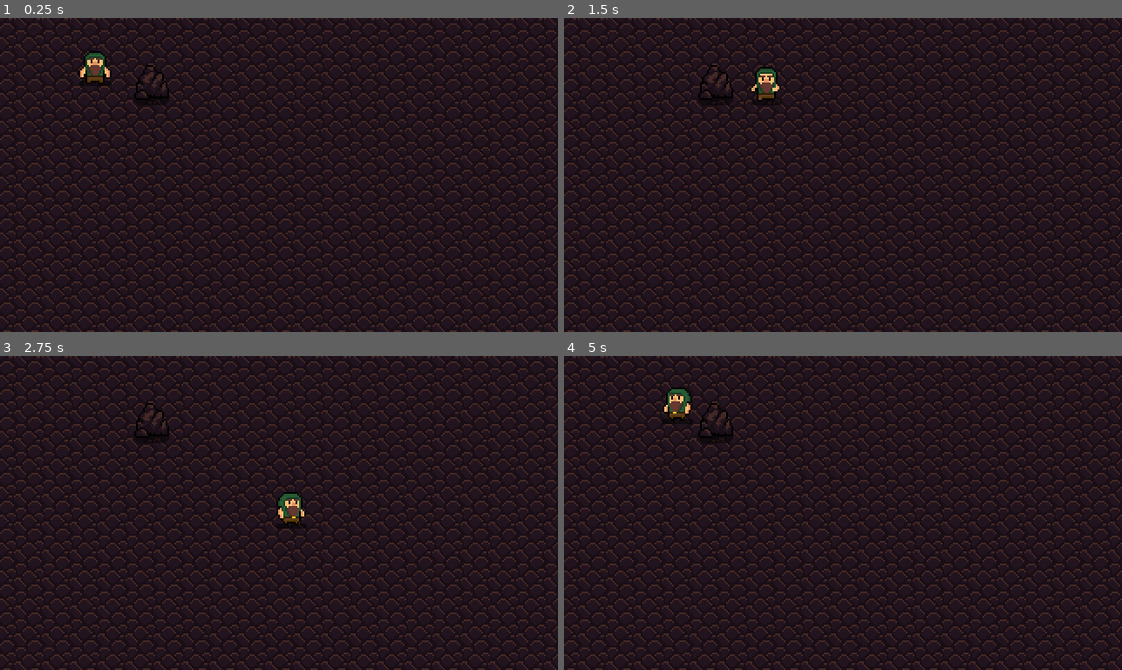
Above: before the commit, frames 1-4 (two rows, left to right).
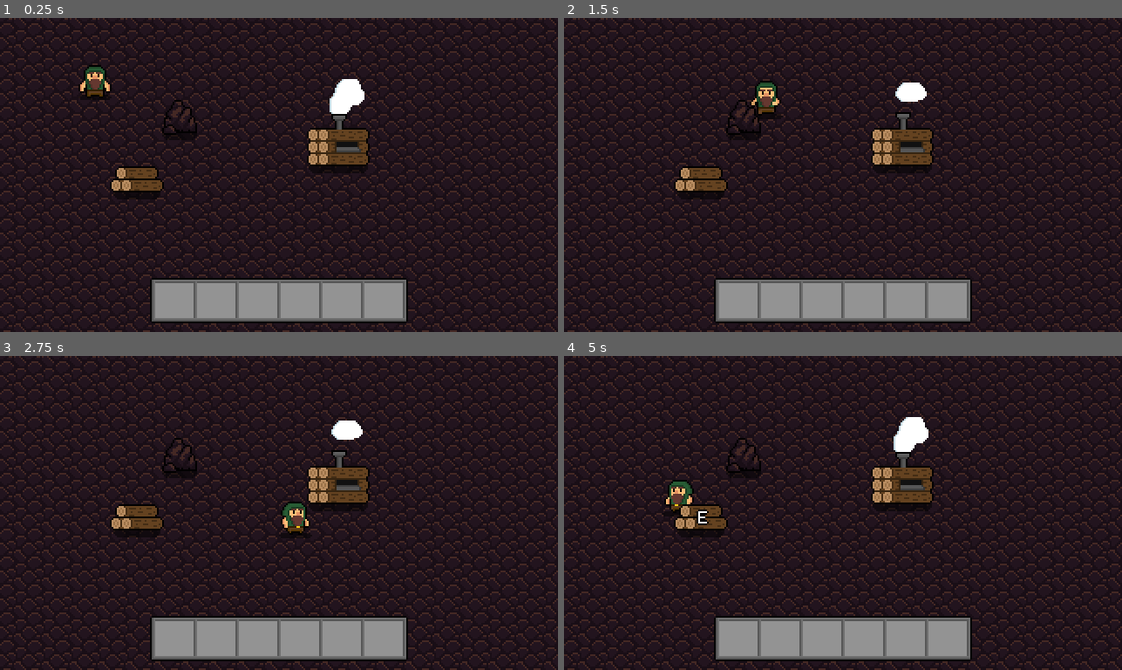
Above: after the commit, the same moments.

Repository: DwarfNinja/DwarfGame-Project
Game: Godot game, scene res://Scenes/World.tscn
Same seed, same stepped clock (60 frames per second), same inputs: the game is played once before the commit and once after it. Before the commit the project starts from res://World.tscn.
Inputs:
- Up to frame 1 (0.25 s): no input
- Up to frame 2 (1.5 s): hold D (key_right) 0.53-1.28 s; tap E (key_e, bound only after the commit) at 0.6, 1.35 s; hold S (key_down) from 1.28 s (still down)
- Up to frame 3 (2.75 s): release S (key_down) at 2.03 s; hold D (key_right) from 2.03 s (still down); tap E (key_e, bound only after the commit) at 2.1 s
- Up to frame 4 (5 s): release D (key_right) at 2.78 s; hold W (key_up) 2.78-3.53 s; tap E (key_e, bound only after the commit) at 2.85, 3.6, 4.35 s; hold A (key_left) from 3.53 s (still down)

The runs differ from the first frame. In frame 1, 10% of the frame differs, in the area x 14-74%, y 10-98%; in frame 2, 10%; in frame 3, 10%; in frame 4, 11%, in the area x 17-74%, y 10-98%.

Commit message:
Inventory system WIP
Signals connected via code

Diff:
--- /dev/null
+++ b/Scenes/HUD.tscn
@@ -0,0 +1,43 @@
+[gd_scene load_steps=4 format=2]
+
+[ext_resource path="res://HUD.png" type="Texture" id=1]
+[ext_resource path="res://Scripts/HUD.gd" type="Script" id=2]
+[ext_resource path="res://HUDWood.png" type="Texture" id=3]
+
+[node name="HUD" type="CanvasLayer"]
+script = ExtResource( 2 )
+
+[node name="VBoxContainer" type="VBoxContainer" parent="."]
+margin_right = 320.0
+margin_bottom = 180.0
+__meta__ = {
+"_edit_use_anchors_": false
+}
+
+[node name="HSeparator" type="HSeparator" parent="VBoxContainer"]
+modulate = Color( 1, 1, 1, 0 )
+margin_right = 320.0
+margin_bottom = 145.0
+custom_constants/separation = 145
+
+[node name="CenterContainer" type="CenterContainer" parent="VBoxContainer"]
+margin_top = 149.0
+margin_right = 320.0
+margin_bottom = 175.0
+
+[node name="InventoryBar" type="TextureRect" parent="VBoxContainer/CenterContainer"]
+margin_left = 86.0
+margin_right = 234.0
+margin_bottom = 26.0
+texture = ExtResource( 1 )
+
+[node name="HUDWoodenLogs" type="TextureRect" parent="VBoxContainer/CenterContainer/InventoryBar"]
+visible = false
+margin_left = 4.0
+margin_top = 6.0
+margin_right = 25.0
+margin_bottom = 21.0
+texture = ExtResource( 3 )
+__meta__ = {
+"_edit_use_anchors_": false
+}
--- /dev/null
+++ b/Scenes/MiningRig.tscn
@@ -0,0 +1,43 @@
+[gd_scene load_steps=5 format=2]
+
+[ext_resource path="res://MiningRig-Sheet.png" type="Texture" id=1]
+[ext_resource path="res://Scripts/MiningRig.gd" type="Script" id=2]
+
+
+[sub_resource type="CapsuleShape2D" id=1]
+radius = 5.0
+height = 26.0
+
+[sub_resource type="Animation" id=2]
+resource_name = "Mining"
+length = 0.6
+loop = true
+tracks/0/type = "value"
+tracks/0/path = NodePath("MiningRigSprite:frame")
+tracks/0/interp = 1
+tracks/0/loop_wrap = true
+tracks/0/imported = false
+tracks/0/enabled = true
+tracks/0/keys = {
+"times": PoolRealArray( 0, 0.1, 0.2, 0.3, 0.4, 0.5 ),
+"transitions": PoolRealArray( 1, 1, 1, 1, 1, 1 ),
+"update": 1,
+"values": [ 3, 4, 5, 0, 1, 2 ]
+}
+
+[node name="MiningRig" type="StaticBody2D"]
+script = ExtResource( 2 )
+
+[node name="MiningRigSprite" type="Sprite" parent="."]
+position = Vector2( 1, -18 )
+texture = ExtResource( 1 )
+hframes = 6
+frame = 5
+
+[node name="CollisionShape2D" type="CollisionShape2D" parent="."]
+rotation = 1.5708
+shape = SubResource( 1 )
+
+[node name="AnimationPlayer" type="AnimationPlayer" parent="."]
+autoplay = "Mining"
+anims/Mining = SubResource( 2 )
--- a/Player.tscn
+++ b/Scenes/Player.tscn
@@ -1,7 +1,7 @@
 [gd_scene load_steps=26 format=2]
 
 [ext_resource path="res://Dwarf Run Animation 2.0-Sheet.png" type="Texture" id=1]
-[ext_resource path="res://Player.gd" type="Script" id=2]
+[ext_resource path="res://Scripts/Player.gd" type="Script" id=2]
 
 [sub_resource type="CapsuleShape2D" id=1]
 radius = 3.0
@@ -143,26 +143,26 @@
 "values": [ 17, 18, 19, 20, 21, 22, 23, 16 ]
 }
 
+[sub_resource type="AnimationNodeAnimation" id=10]
+animation = "IdleDown"
+
 [sub_resource type="AnimationNodeAnimation" id=11]
-animation = "IdleDown"
-
-[sub_resource type="AnimationNodeAnimation" id=25]
 animation = "IdleLeft"
 
-[sub_resource type="AnimationNodeAnimation" id=26]
+[sub_resource type="AnimationNodeAnimation" id=12]
 animation = "IdleRight"
 
-[sub_resource type="AnimationNodeAnimation" id=27]
+[sub_resource type="AnimationNodeAnimation" id=13]
 animation = "IdleUp"
 
 [sub_resource type="AnimationNodeBlendSpace2D" id=14]
-blend_point_0/node = SubResource( 11 )
+blend_point_0/node = SubResource( 10 )
 blend_point_0/pos = Vector2( 0, 1.1 )
-blend_point_1/node = SubResource( 25 )
+blend_point_1/node = SubResource( 11 )
 blend_point_1/pos = Vector2( -1, 0 )
-blend_point_2/node = SubResource( 26 )
+blend_point_2/node = SubResource( 12 )
 blend_point_2/pos = Vector2( 1, 0 )
-blend_point_3/node = SubResource( 27 )
+blend_point_3/node = SubResource( 13 )
 blend_point_3/pos = Vector2( 0, -1.1 )
 min_space = Vector2( -1.1, -1.1 )
 max_space = Vector2( 1.1, 1.1 )
--- /dev/null
+++ b/Scenes/Rock.tscn
@@ -0,0 +1,20 @@
+[gd_scene load_steps=3 format=2]
+
+[ext_resource path="res://CaveRock.png" type="Texture" id=1]
+
+[sub_resource type="CapsuleShape2D" id=1]
+radius = 4.0
+height = 12.0
+
+[node name="Rock" type="StaticBody2D"]
+__meta__ = {
+"_edit_group_": true
+}
+
+[node name="Sprite" type="Sprite" parent="."]
+texture = ExtResource( 1 )
+
+[node name="CollisionShape2D" type="CollisionShape2D" parent="."]
+position = Vector2( 0, 4 )
+rotation = 1.5708
+shape = SubResource( 1 )
--- /dev/null
+++ b/Scenes/WoodenLogs.tscn
@@ -0,0 +1,38 @@
+[gd_scene load_steps=6 format=2]
+
+[ext_resource path="res://WoodLogs.png" type="Texture" id=1]
+[ext_resource path="res://Scripts/WoodenLogs.gd" type="Script" id=2]
+[ext_resource path="res://GrabSprite.png" type="Texture" id=3]
+
+[sub_resource type="CapsuleShape2D" id=1]
+radius = 3.0
+height = 24.0
+
+[sub_resource type="CapsuleShape2D" id=2]
+radius = 13.0
+height = 14.0
+
+[node name="WoodenLogs" type="StaticBody2D"]
+script = ExtResource( 2 )
+
+[node name="LogsSprite" type="Sprite" parent="."]
+position = Vector2( 0, -6 )
+texture = ExtResource( 1 )
+
+[node name="CollisionShape2D" type="CollisionShape2D" parent="."]
+rotation = 1.5708
+shape = SubResource( 1 )
+
+[node name="PickUpArea" type="Area2D" parent="."]
+
+[node name="CollisionShape2D" type="CollisionShape2D" parent="PickUpArea"]
+position = Vector2( 0, -4 )
+rotation = 1.5708
+shape = SubResource( 2 )
+
+[node name="GrabSprite" type="Sprite" parent="."]
+visible = false
+position = Vector2( 1, -4 )
+texture = ExtResource( 3 )
+[connection signal="body_entered" from="PickUpArea" to="." method="_on_PickUpArea_body_entered"]
+[connection signal="body_exited" from="PickUpArea" to="." method="_on_PickUpArea_body_exited"]
--- /dev/null
+++ b/Scenes/World.tscn
@@ -0,0 +1,33 @@
+[gd_scene load_steps=7 format=2]
+
+[ext_resource path="res://FloorTileCaveDark.png" type="Texture" id=1]
+[ext_resource path="res://Scenes/WoodenLogs.tscn" type="PackedScene" id=2]
+[ext_resource path="res://Scenes/Rock.tscn" type="PackedScene" id=3]
+[ext_resource path="res://Scenes/Player.tscn" type="PackedScene" id=4]
+[ext_resource path="res://Scenes/MiningRig.tscn" type="PackedScene" id=5]
+[ext_resource path="res://Scenes/HUD.tscn" type="PackedScene" id=6]
+
+[node name="World" type="Node2D"]
+
+[node name="Background" type="Sprite" parent="."]
+position = Vector2( 160, 90 )
+texture = ExtResource( 1 )
+region_enabled = true
+region_rect = Rect2( 0, 0, 320, 180 )
+
+[node name="YSort" type="YSort" parent="."]
+
+[node name="Player" parent="YSort" instance=ExtResource( 4 )]
+position = Vector2( 55, 43 )
+
+[node name="Rock" parent="YSort" instance=ExtResource( 3 )]
+position = Vector2( 103, 58 )
+
+[node name="MiningRig" parent="YSort" instance=ExtResource( 5 )]
+position = Vector2( 194, 80 )
+
+[node name="WoodenLogs" parent="YSort" instance=ExtResource( 2 )]
+position = Vector2( 78, 97 )
+
+[node name="HUD" parent="." instance=ExtResource( 6 )]
+[connection signal="wood_picked_up" from="YSort/Player" to="YSort/WoodenLogs" method="_on_Player_wood_picked_up"]
--- /dev/null
+++ b/Scripts/HUD.gd
@@ -0,0 +1,11 @@
+extends CanvasLayer
+
+onready var player = get_node("../YSort/Player")
+
+
+func _ready():
+	#Connect Signals
+	player.connect("wood_picked_up", self, "_on_wood_picked_up")
+
+func _on_wood_picked_up():
+	$VBoxContainer/CenterContainer/InventoryBar/HUDWoodenLogs.visible = true
--- /dev/null
+++ b/Scripts/MiningRig.gd
@@ -0,0 +1,3 @@
+extends StaticBody2D
+
+onready var animationPlayer = $AnimationPlayer
--- a/Player.gd
+++ b/Scripts/Player.gd
@@ -1,14 +1,27 @@
 extends KinematicBody2D
 
+# Movement variables
 const ACCELERATION = 800
 const MAX_SPEED = 80
 const FRICTION = 600
+var velocity = Vector2.ZERO
 
-var velocity = Vector2.ZERO
+# Inventory varaibles
+var can_pickup_wood = false
+var wood_in_inv = 0
+
+# Signals
+signal wood_picked_up
 
 onready var animationPlayer = $AnimationPlayer
 onready var animationTree = $AnimationTree
 onready var animationState = animationTree.get("parameters/playback")
+onready var woodenlogs = get_parent().get_node("WoodenLogs")
+
+
+func _ready():
+	#Connect Signals
+	woodenlogs.connect("player_entered_woodpickup_area", self, "_on_player_entered_woodpickup_area")
 
 
 func _physics_process(delta):
@@ -27,3 +40,12 @@
 		velocity = velocity.move_toward(Vector2.ZERO, FRICTION * delta)
 
 	velocity = move_and_slide(velocity)
+
+func _process(delta):
+	if can_pickup_wood == true:
+		if Input.is_action_just_pressed("key_e"):
+			wood_in_inv += 1
+			emit_signal("wood_picked_up")
+
+func _on_player_entered_woodpickup_area():
+	can_pickup_wood = true
--- /dev/null
+++ b/Scripts/WoodenLogs.gd
@@ -0,0 +1,24 @@
+extends StaticBody2D
+
+signal player_entered_woodpickup_area
+onready var player = get_node("../Player")
+
+
+func _ready():
+	#Connect Signals
+	player.connect("wood_picked_up", self, "_on_wood_picked_up")
+
+func _process(delta):
+	pass
+
+func _on_PickUpArea_body_entered(body):
+	if body.get_name() =="Player":
+		$GrabSprite.visible = true
+		emit_signal("player_entered_woodpickup_area")
+
+func _on_PickUpArea_body_exited(body):
+	$GrabSprite.visible = false
+
+
+func _on_wood_picked_up():
+	queue_free()
--- a/World.tscn
+++ /dev/null
@@ -1,36 +0,0 @@
-[gd_scene load_steps=5 format=2]
-
-[ext_resource path="res://Player.tscn" type="PackedScene" id=1]
-[ext_resource path="res://FloorTileCaveDark.png" type="Texture" id=2]
-[ext_resource path="res://CaveRock.png" type="Texture" id=3]
-
-[sub_resource type="CapsuleShape2D" id=1]
-radius = 4.0
-height = 12.0
-
-[node name="World" type="Node2D"]
-
-[node name="Background" type="Sprite" parent="."]
-position = Vector2( 160, 90 )
-texture = ExtResource( 2 )
-region_enabled = true
-region_rect = Rect2( 0, 0, 320, 180 )
-
-[node name="YSort" type="YSort" parent="."]
-
-[node name="StaticBody2D" type="StaticBody2D" parent="YSort"]
-position = Vector2( 87, 38 )
-__meta__ = {
-"_edit_group_": true
-}
-
-[node name="Sprite" type="Sprite" parent="YSort/StaticBody2D"]
-texture = ExtResource( 3 )
-
-[node name="CollisionShape2D" type="CollisionShape2D" parent="YSort/StaticBody2D"]
-position = Vector2( 0, 4 )
-rotation = 1.5708
-shape = SubResource( 1 )
-
-[node name="Player" parent="YSort" instance=ExtResource( 1 )]
-position = Vector2( 55, 35 )
--- a/project.godot
+++ b/project.godot
@@ -16,7 +16,7 @@
 [application]
 
 config/name="DwarfGame-Project"
-run/main_scene="res://World.tscn"
+run/main_scene="res://Scenes/World.tscn"
 config/icon="res://icon.png"
 
 [display]
@@ -73,6 +73,11 @@
 "events": [ Object(InputEventKey,"resource_local_to_scene":false,"resource_name":"","device":0,"alt":false,"shift":false,"control":false,"meta":false,"command":false,"pressed":false,"scancode":83,"unicode":0,"echo":false,"script":null)
  ]
 }
+key_e={
+"deadzone": 0.5,
+"events": [ Object(InputEventKey,"resource_local_to_scene":false,"resource_name":"","device":0,"alt":false,"shift":false,"control":false,"meta":false,"command":false,"pressed":false,"scancode":69,"unicode":0,"echo":false,"script":null)
+ ]
+}
 
 [rendering]
 
Binary file added: GrabSprite.png
Not shown, added: GrabSprite.png.import
Binary file added: HUD.png
Not shown, added: HUD.png.import
Binary file added: HUDWood.png
Not shown, added: HUDWood.png.import
Binary file added: MiningRig-Sheet.png
Not shown, added: MiningRig-Sheet.png.import
Binary file added: WoodLogs.png
Not shown, added: WoodLogs.png.import
